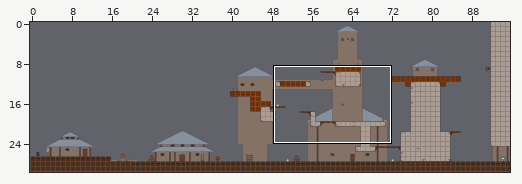
Tiled map, stored at raw/levelconverter/maps/l02.tmx. Above: a wide view before the commit, with the close-up outlined.
Close-up. The starting point:
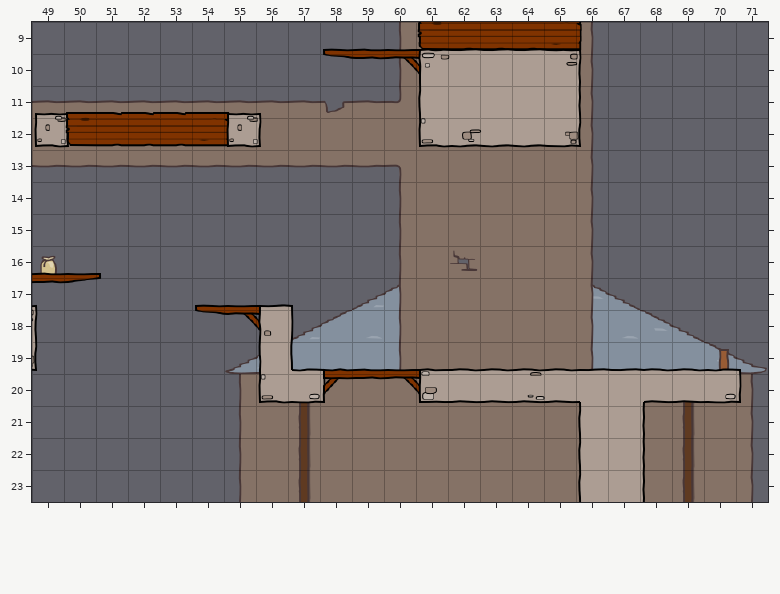
Cells are 40x40 px. Shown: x 49..71, y 9..23.
After:
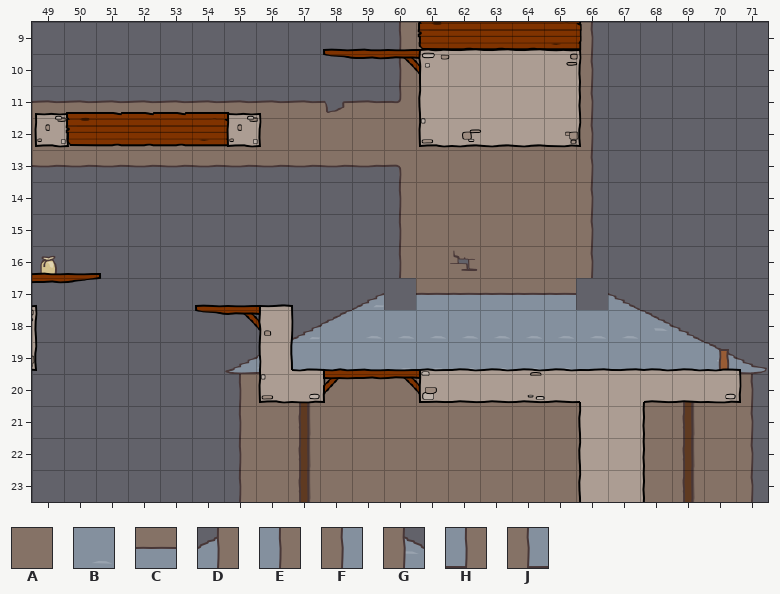
Key: from "background": A 9, B 61, C 116, D 131, E 132, F 133, G 134, H 140, J 141.
_ is an empty cell.
Edits made:
Layer "bg":
Tile A gives way to tile B in rows 18 to 19 at x 61 to 65.
Tile E gives way to tile B in row 18 at x 60.
Tile F gives way to tile B in row 18 at x 66.
Tile H gives way to tile B in row 19 at x 60.
Tile J gives way to tile B in row 19 at x 66.
Tile A gives way to tile C in row 17 at x 61 to 65.
Tile D is gone in row 17 at x 60.
Tile G is gone in row 17 at x 66.
Changed places in both close-ups, as pixel boxes (x1, y1, x2, y2):
changed: (384, 278, 608, 370)
